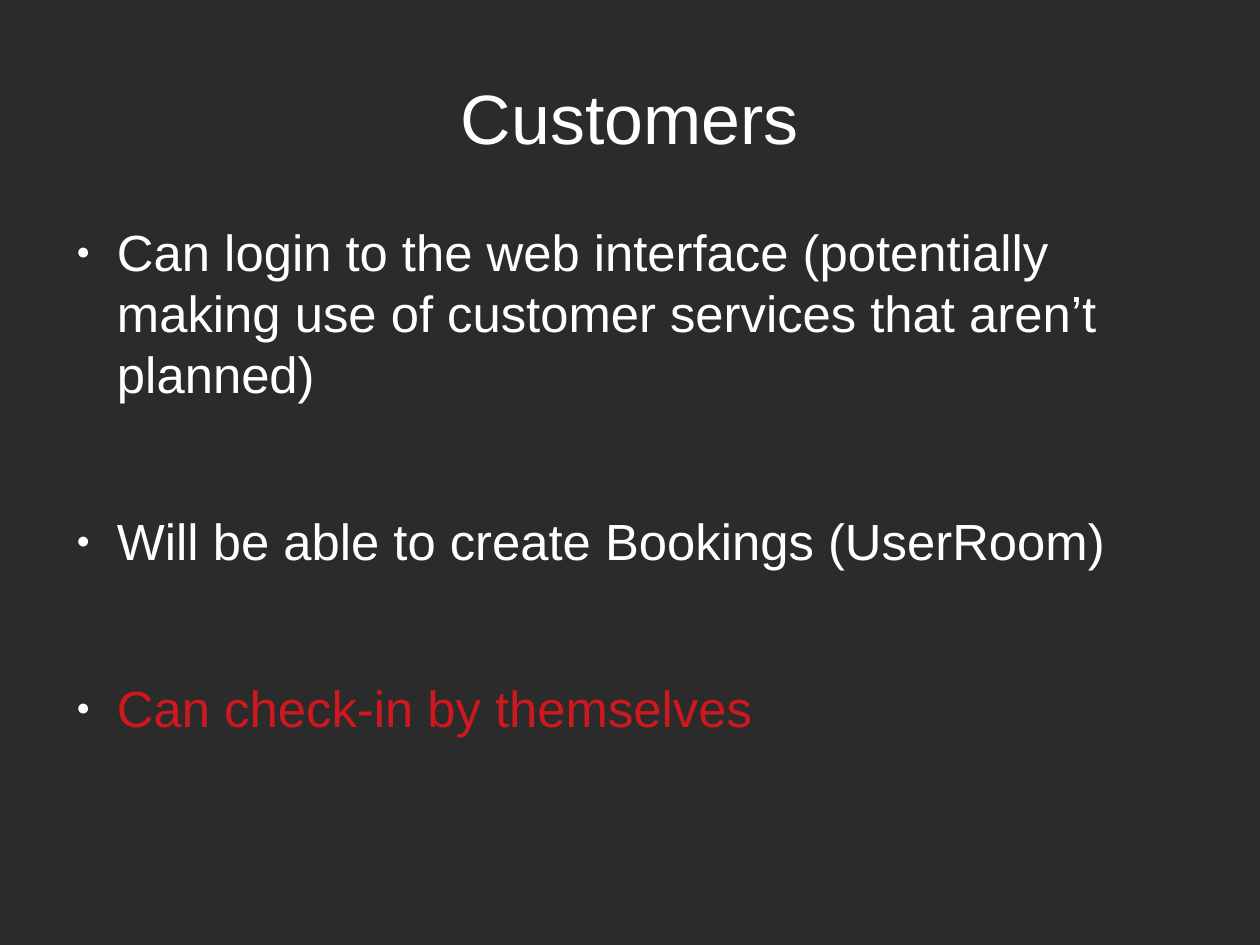
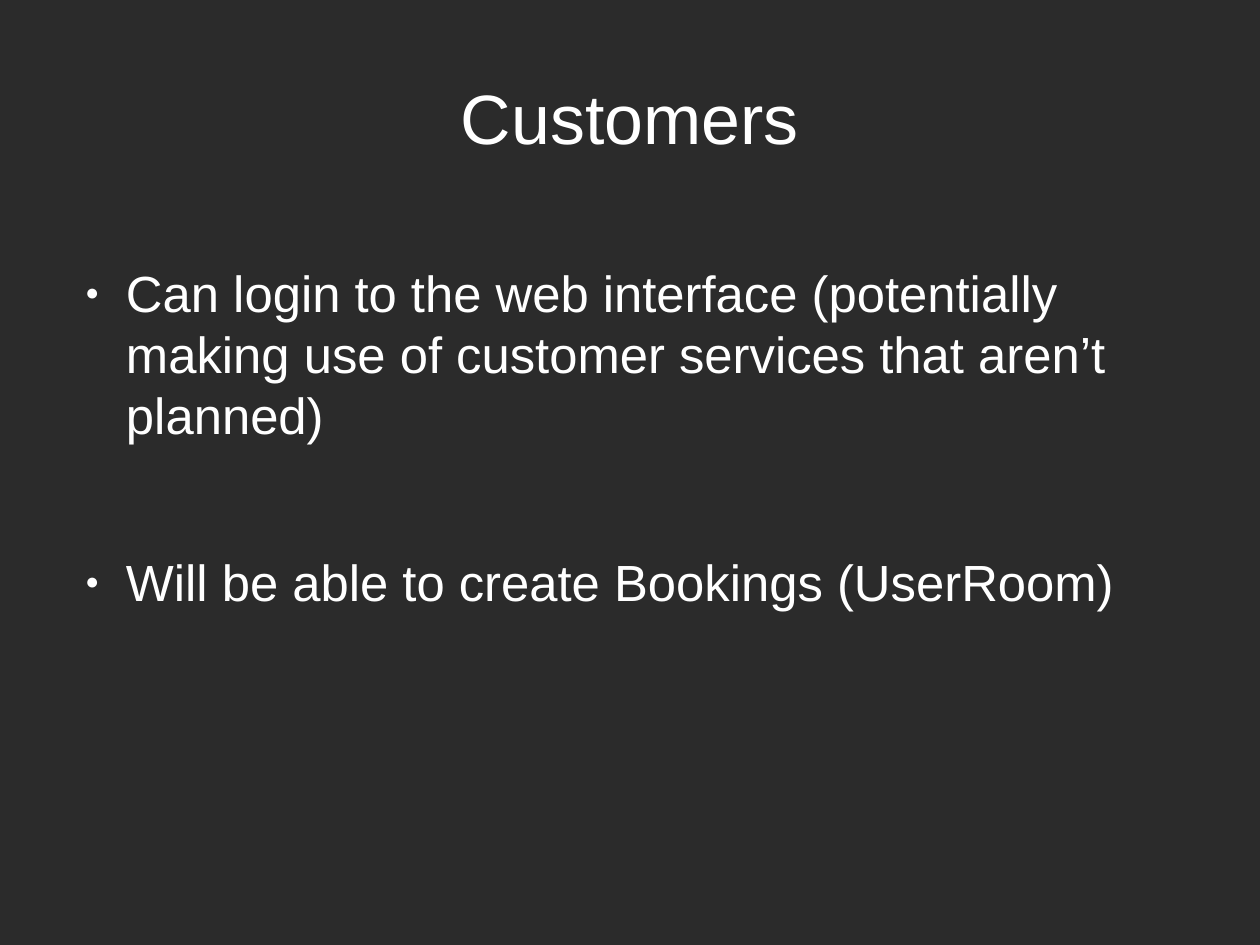
Before and after one commit to EdoardoLenzi9/Advanced-Programming-CPP-Dodo-Neko, a slide deck: slide 19 of Documentation/Milestone 4.odp (slide 18 before the commit). Drawn at 1260x945 pixels with LibreOffice and Linux fonts; fonts in the diff are those of the drawing; background and template pictures are left out; a plain dark background stands for a picture behind light text. Boxes give left, top, right and bottom in pixels: in the first picture for what was removed or moved away, otherwise in the second. Text is boxed around its words. In the diff, an @@ line names an element or a change of style, - is before the commit and + after.

```diff
--- a/Documentation/Milestone 4.odp
+++ b/Documentation/Milestone 4.odp
@@ text "Can login to the web ...": place and size @@
-text "Can login to the web ..." at <box>117,234,1105,738</box>
+text "Can login to the web ..." at <box>126,275,1114,612</box>
@@ text at <box>117,690,752,738</box>: paragraph removed @@
-● Can check-in by themselves
```
Also in this commit, not shown: 6 other slides changed, 2 slides added, 1 slide removed.
